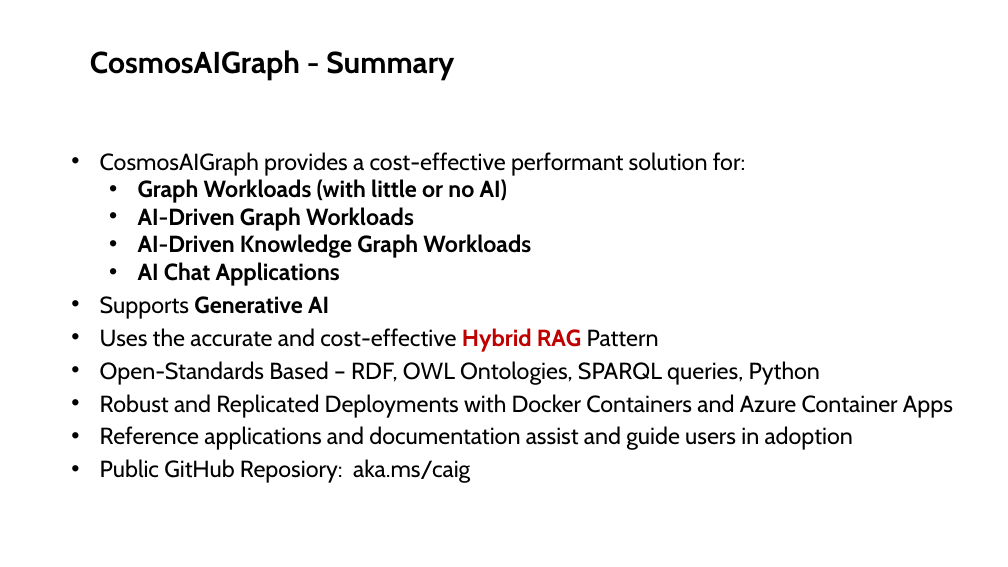
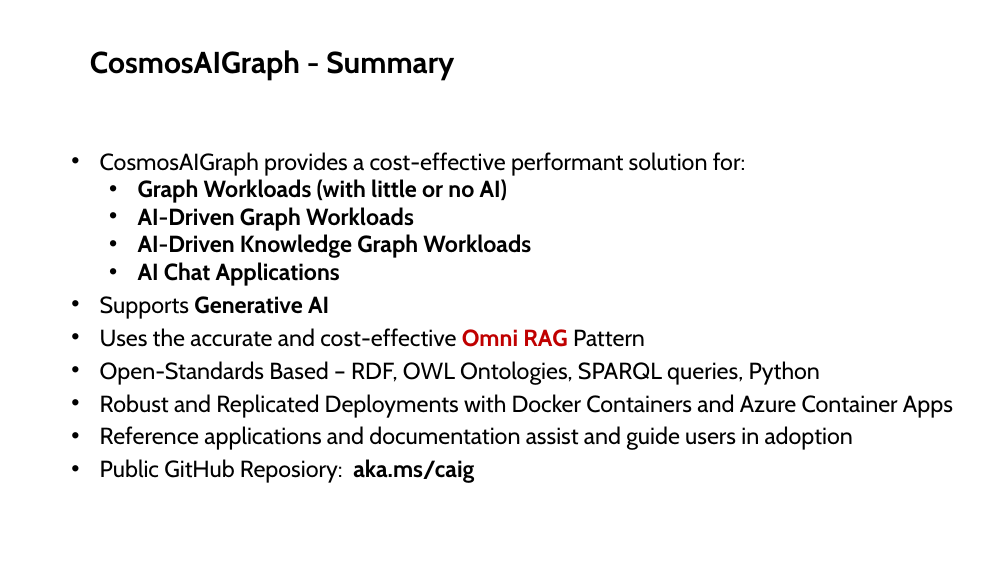
Before and after one commit to cjoakim/CosmosAIGraph, a slide deck: slide 18 of presentations/CosmosAIGraph-v2.pptx. Drawn at 1008x567 pixels with LibreOffice and Linux fonts; fonts in the diff are those of the drawing. Boxes give left, top, right and bottom in pixels: in the first picture for what was removed or moved away, otherwise in the second. Text is boxed around its words. In the diff, an @@ line names an element or a change of style, - is before the commit and + after.

```diff
--- a/presentations/CosmosAIGraph-v2.pptx
+++ b/presentations/CosmosAIGraph-v2.pptx
@@ subtitle at (100, 328, 645, 347): text changed @@
-• Uses the accurate and cost-effective Hybrid RAG Pattern
+• Uses the accurate and cost-effective Omni RAG Pattern
@@ subtitle at (100, 459, 474, 483): bold on in "aka.ms/caig" @@
```
Also in this commit, not shown: 5 other slides changed, 1 slide added, 1 slide removed, 27 other files.
